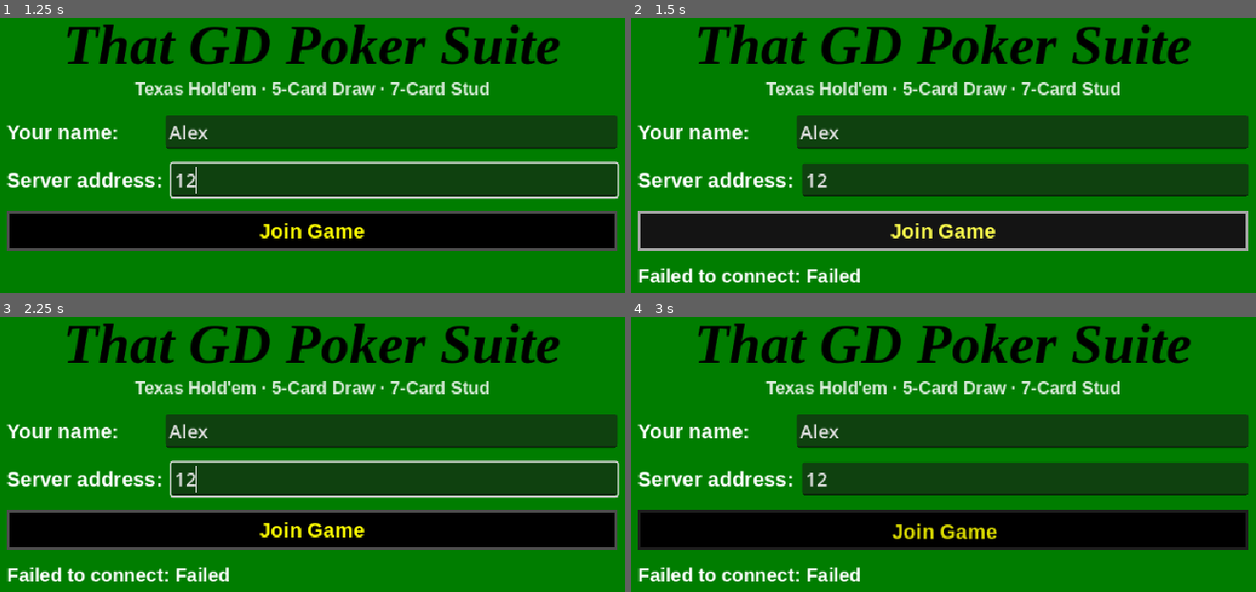
Above: before the commit, frames 1-4 (two rows, left to right).
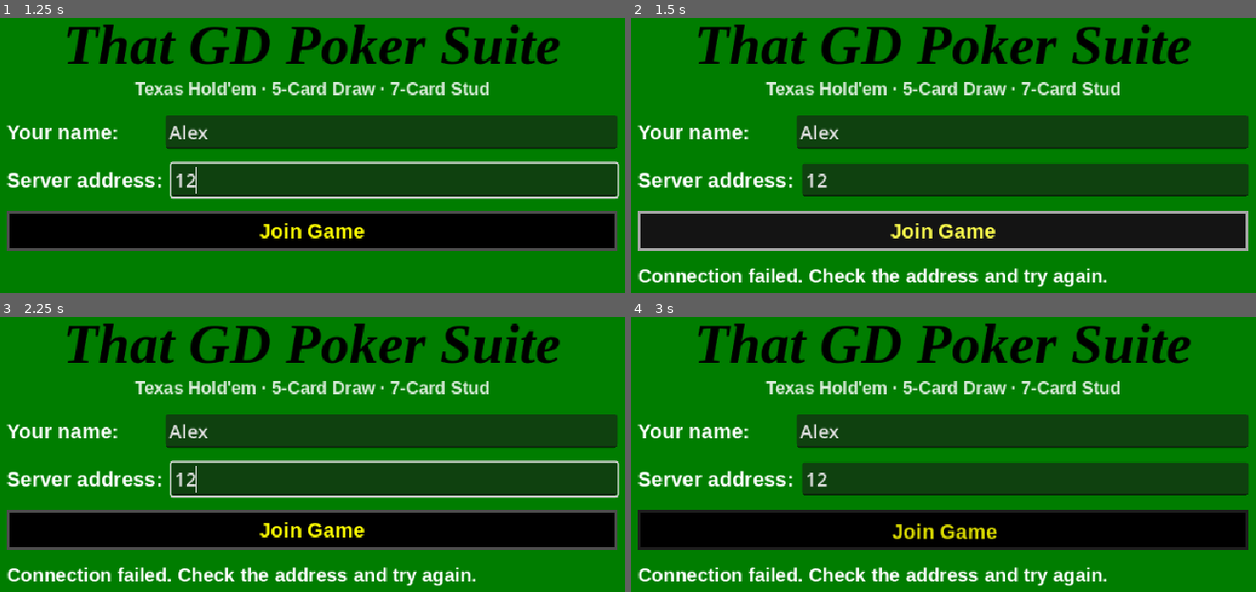
Above: after the commit, the same moments.

Repository: andy5995/dealers_choice
Game: Godot game, scene res://scenes/main_menu.tscn
Same seed, same stepped clock (60 frames per second), same inputs: the game is played once before the commit and once after it.
Inputs (mouse positions are in pixels of both pictures, inside the frame that each line leads up to):
- Up to frame 1 (1.25 s): click (393, 133) at 0.52 s; type "Alex" at 0.6 s; click (393, 180) at 0.75 s; type "12" at 0.83 s
- Up to frame 2 (1.5 s): click "Join Game" at 1.25 s
- Up to frame 3 (2.25 s): move the mouse to (481, 482) at 2.02 s; hold Shift from 2.03 s (still down); click (481, 482) at 2.17 s
- Up to frame 4 (3 s): release Shift at 2.75 s; tap Enter at 2.75 s; drag from (787, 523) to (906, 589) at 2.77 s

Frame 1 is identical in both runs. In frame 2, 2.2% of the frame differs, in the area x 1-77%, y 90-98%; in frame 3, 2.2%; in frame 4, 2.2%.

Commit message:
Broadcast existing dealer to players who join a lobby in progress
When a dealer was already assigned, new joiners never received a
_sync_dealer RPC so their UI showed "Waiting for players…" instead
of the dealer's name. broadcast_dealer() fixes that.

Co-Authored-By: Claude Sonnet 4.6 <noreply@anthropic.com>

Diff:
--- a/scenes/lobby.gd
+++ b/scenes/lobby.gd
@@ -71,9 +71,12 @@
 				AudioManager.play_server_join()  # non-headless host plays locally
 			else:
 				_play_join_sound.rpc_id(pid)
-		# First player to join triggers dealer selection.
+		# First player to join triggers dealer selection; subsequent joiners
+		# need the existing dealer broadcast so their UI shows it immediately.
 		if GameManager.dealer_peer_id == 0:
 			GameManager.advance_dealer()
+		else:
+			GameManager.broadcast_dealer()
 	_refresh()
 
 @rpc("authority", "call_remote", "reliable")
